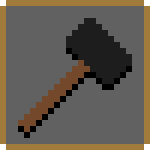
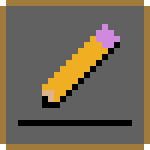
Comparing the layer stacks of the two 150 x 150 images. Changes:
added group "rename" with 2 layers above "deconstruct" over [18, 24, 132, 126]
added layer "symbol #1" in group "rename" over [18, 30, 132, 126]
added layer "Pasted Layer" in group "rename" over [42, 24, 120, 108]
hid group "deconstruct" (2 layers) over [18, 18, 132, 138]
